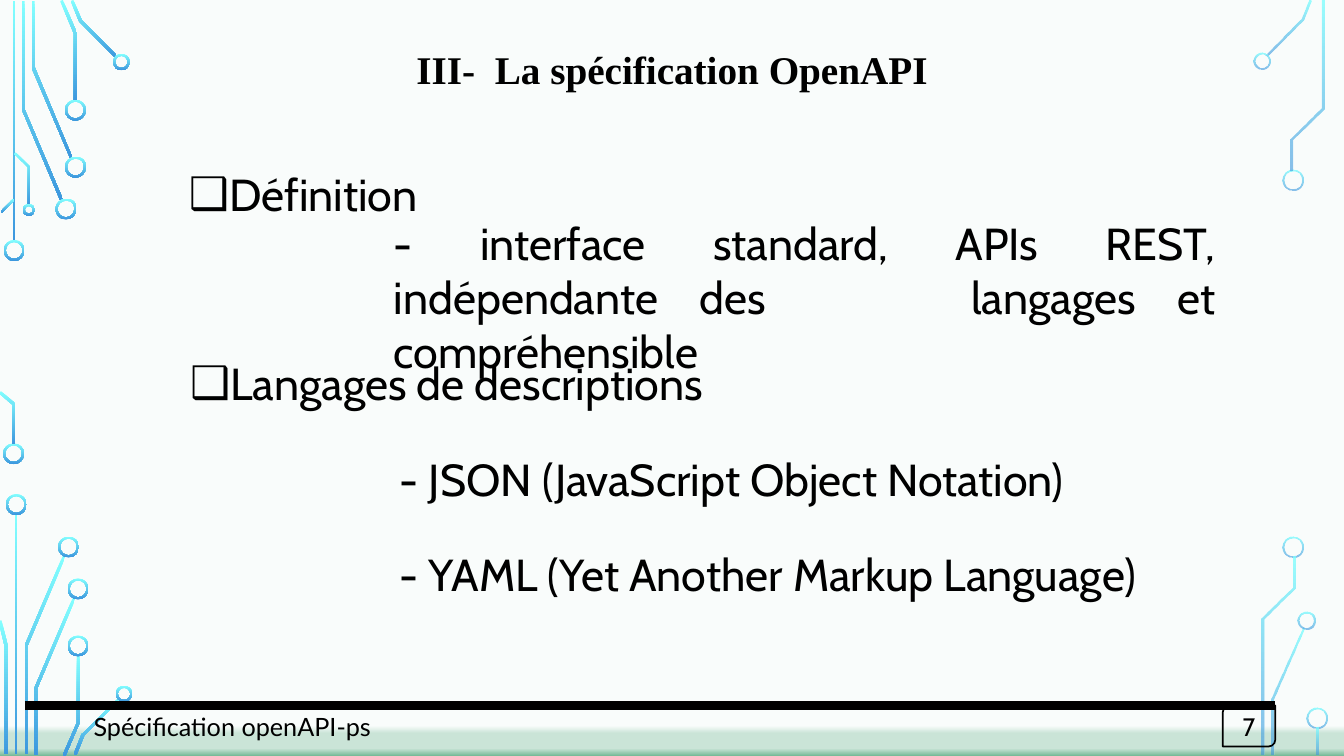
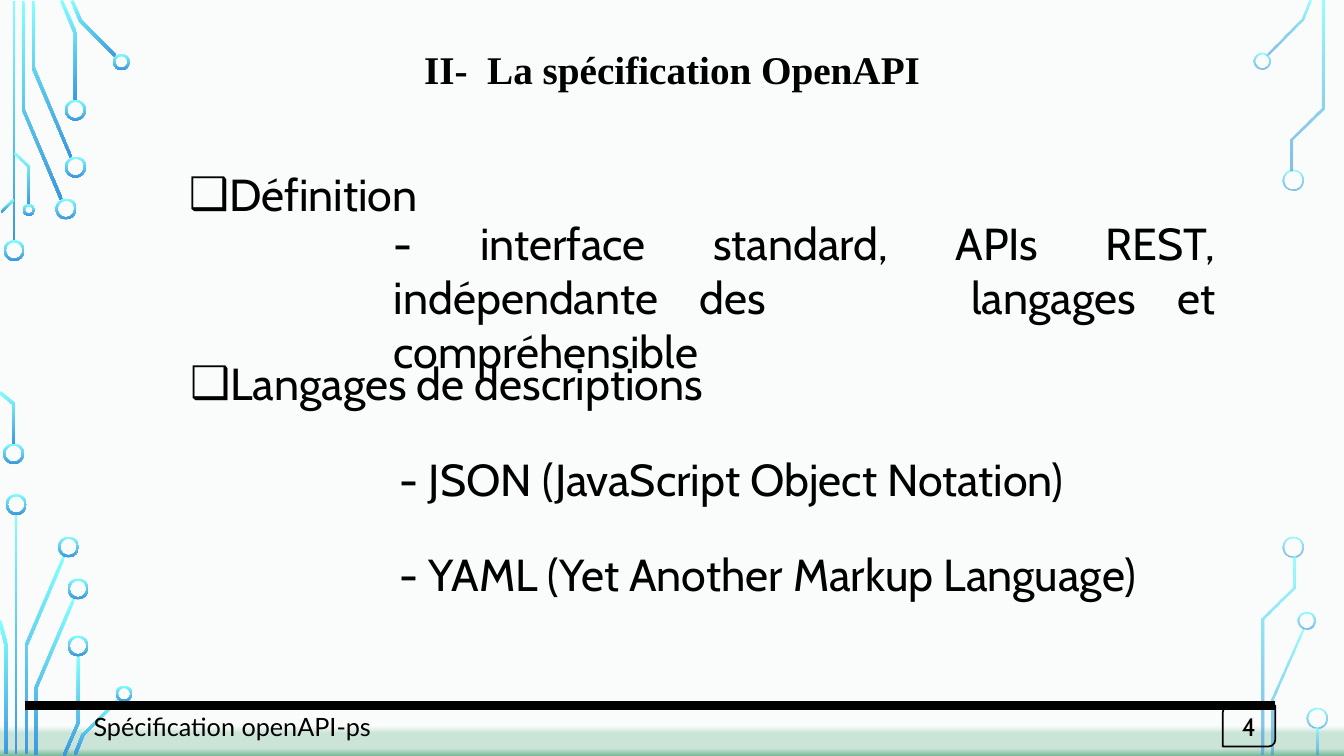
Before and after one commit to OA-Souleymane/MyGitHub-Files, a slide deck: slide 4 of Chapitres/mémoire/diapoMemoire.pptx (slide 7 before the commit). Drawn at 1344x756 pixels with LibreOffice and Linux fonts; fonts in the diff are those of the drawing; background and template pictures are left out. Boxes give left, top, right and bottom in pixels: in the first picture for what was removed or moved away, otherwise in the second. Text is boxed around its words. In the diff, an @@ line names an element or a change of style, - is before the commit and + after.

```diff
--- a/Chapitres/mémoire/diapoMemoire.pptx
+++ b/Chapitres/mémoire/diapoMemoire.pptx
@@ text at [424, 56, 920, 91]: text changed @@
-III- La spécification OpenAPI
+II- La spécification OpenAPI
@@ text in round diag rect at [1242, 715, 1256, 736]: text changed @@
-7
+4
```
Also in this commit, not shown: 11 other slides changed, 1 slide removed, 7 other files.
